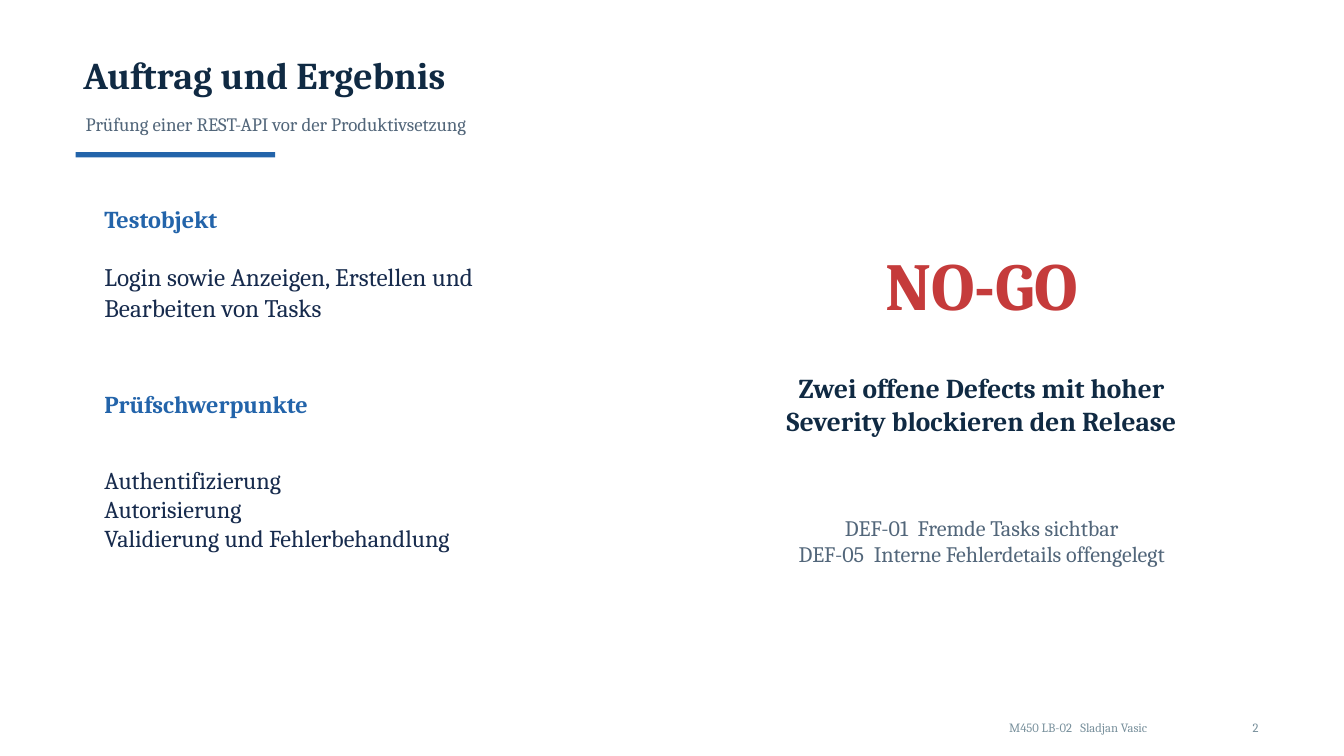
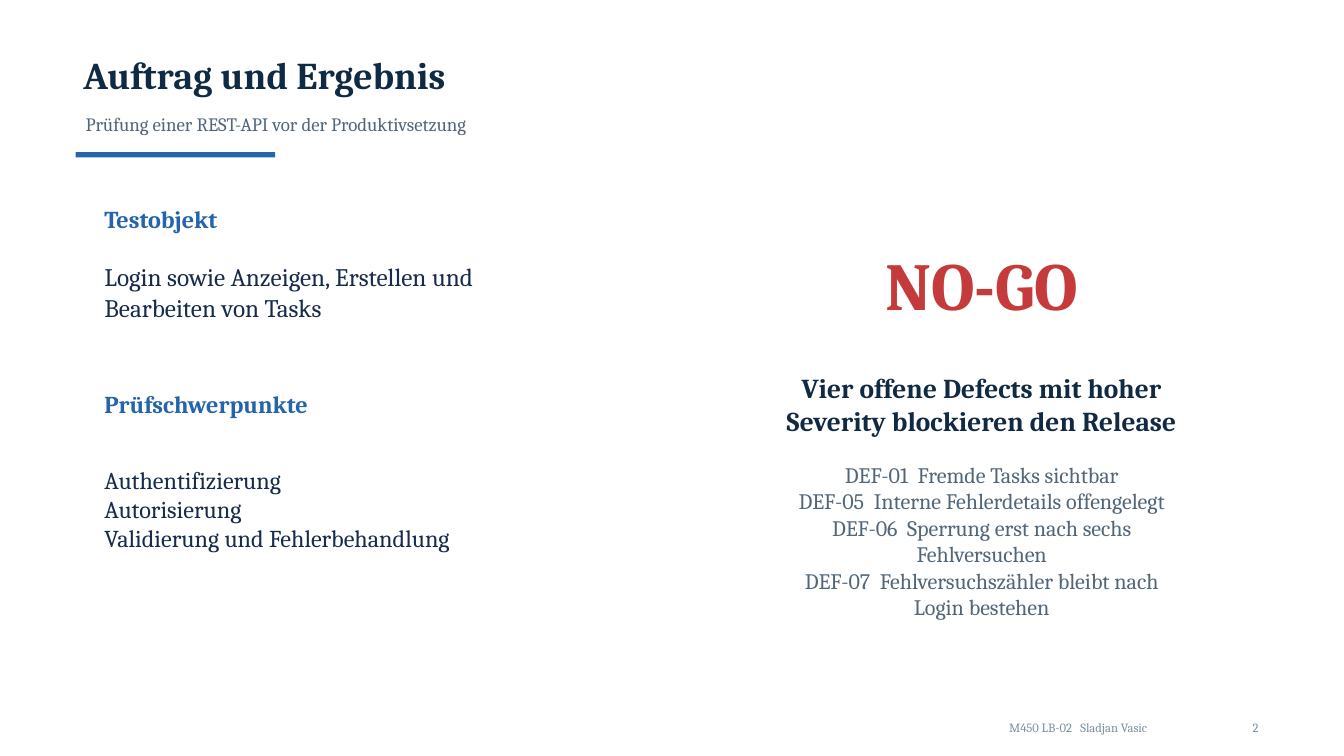
Before and after one commit to Sla1992/M450, a slide deck: slide 2 of Praesentation.pptx. Drawn at 1344x756 pixels with LibreOffice and Linux fonts; fonts in the diff are those of the drawing. Boxes give left, top, right and bottom in pixels: in the first picture for what was removed or moved away, otherwise in the second. Text is boxed around its words. In the diff, an @@ line names an element or a change of style, - is before the commit and + after.

```diff
--- a/Praesentation.pptx
+++ b/Praesentation.pptx
@@ text at <box>787,378,1176,437</box>: text changed @@
-Zwei offene Defects mit hoher Severity blockieren den Release
+Vier offene Defects mit hoher Severity blockieren den Release
@@ text at <box>805,520,1158,620</box>: paragraphs added @@
+DEF-06 Sperrung erst nach sechs Fehlversuchen
+DEF-07 Fehlversuchszähler bleibt nach Login bestehen
```
Also in this commit, not shown: 4 other slides changed, 15 other files.
